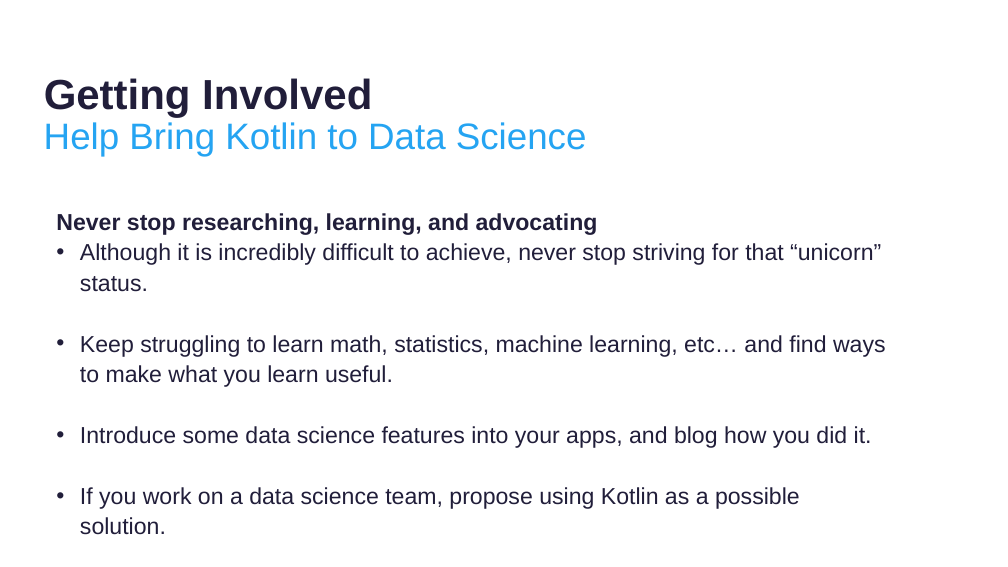
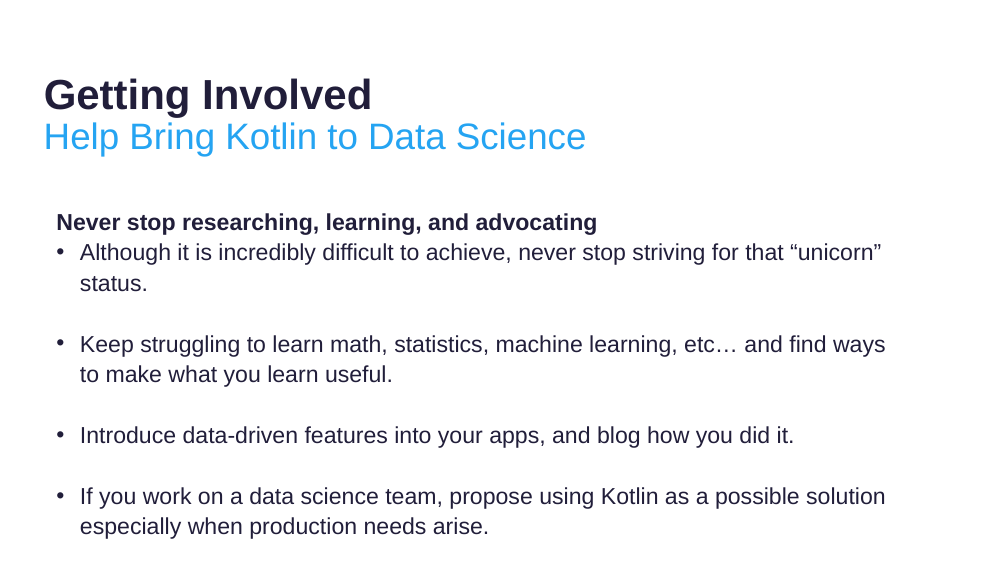
Before and after one commit to thomasnield/kotlinconf-datascience-talk, a slide deck: slide 31 of kotlin_for_data_science.pptx. Drawn at 1008x567 pixels with LibreOffice and Linux fonts; fonts in the diff are those of the drawing; background and template pictures are left out. Boxes give left, top, right and bottom in pixels: in the first picture for what was removed or moved away, otherwise in the second. Text is boxed around its words. In the diff, an @@ line names an element or a change of style, - is before the commit and + after.

```diff
--- a/kotlin_for_data_science.pptx
+++ b/kotlin_for_data_science.pptx
@@ text at (80,426,886,539): text changed @@
-  • Introduce some data science features into your apps, and blog how you did it.
-  • If you work on a data science team, propose using Kotlin as a possible solution.
+  • Introduce data-driven features into your apps, and blog how you did it.
+  • If you work on a data science team, propose using Kotlin as a possible solution especially when production needs arise.
```
Also in this commit, not shown: 15 other slides changed.
